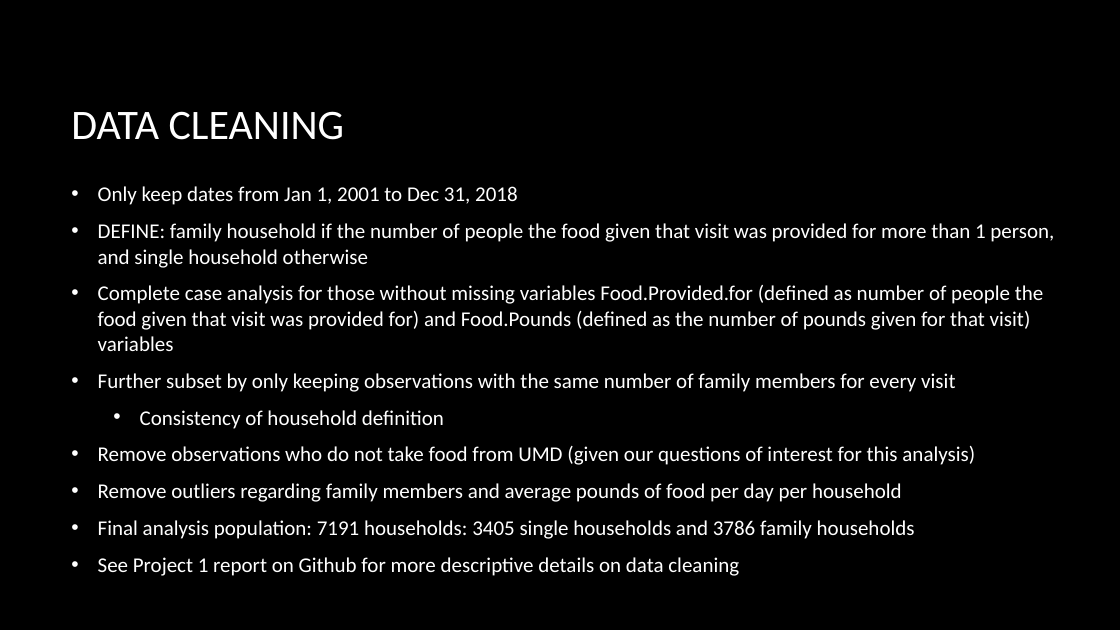
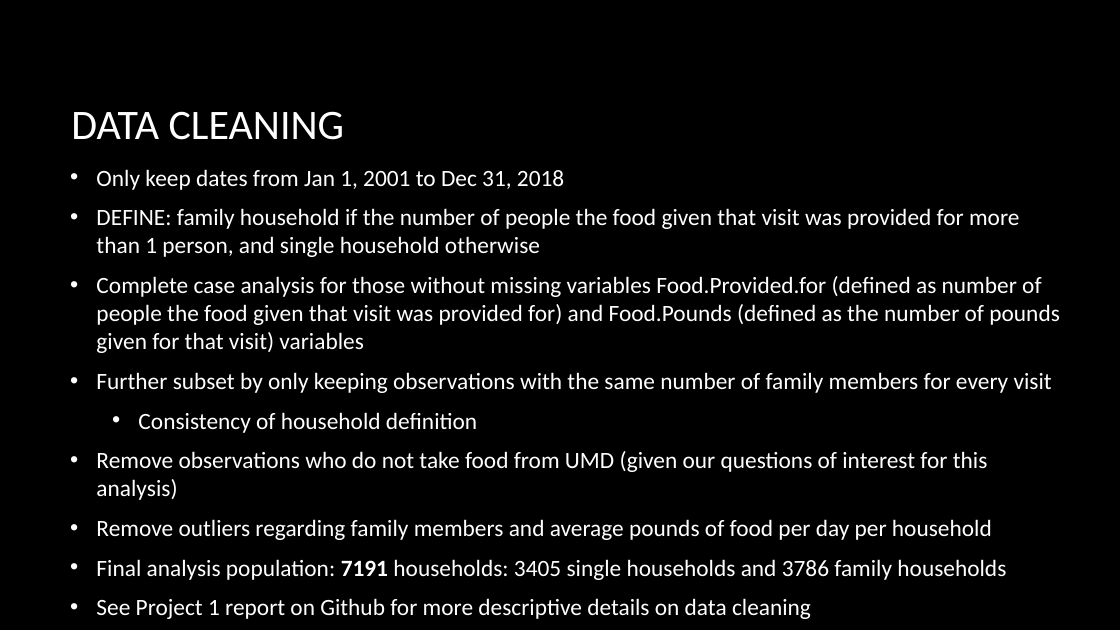
Before and after one commit to datasci611/bios611-projects-fall-2019-cwzhou, a slide deck: slide 5 of project_1/scripts/BIOS611_Project1_slides.pptx. Drawn at 1120x630 pixels with LibreOffice and Linux fonts; fonts in the diff are those of the drawing; background and template pictures are left out. Boxes give left, top, right and bottom in pixels: in the first picture for what was removed or moved away, otherwise in the second. Text is boxed around its words. In the diff, an @@ line names an element or a change of style, - is before the commit and + after.

Commit message:
Project 1

```diff
--- a/project_1/scripts/BIOS611_Project1_slides.pptx
+++ b/project_1/scripts/BIOS611_Project1_slides.pptx
@@ text "Only keep dates from Jan ...": place and size @@
-text "Only keep dates from Jan ..." at (98,186,1054,576)
+text "Only keep dates from Jan ..." at (96,169,1060,619)
@@ text "Only keep dates from Jan ..." at (96,169,1060,619): size 18 to 20 pt; bold on in "7191" @@
```
Also in this commit, not shown: 5 other slides changed, 1 other file.
